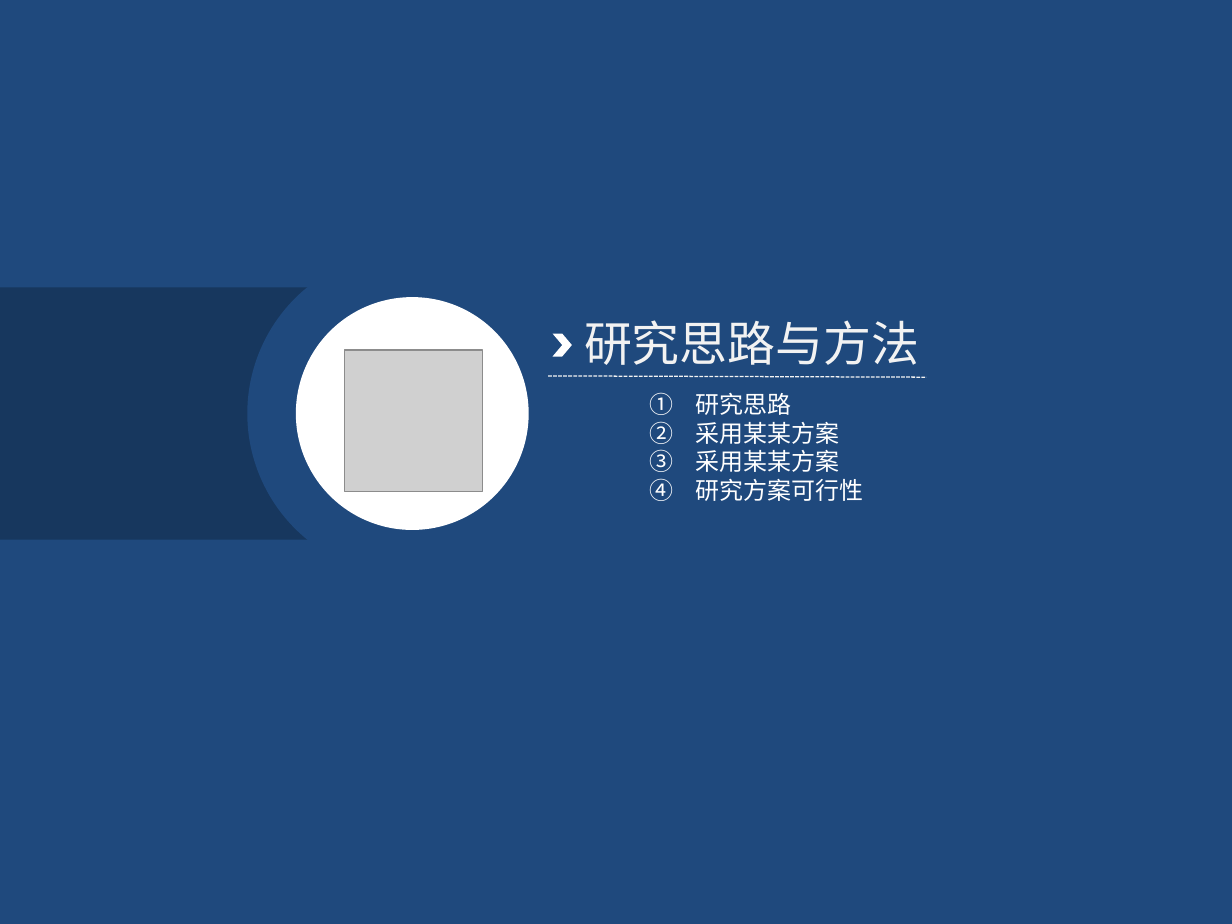
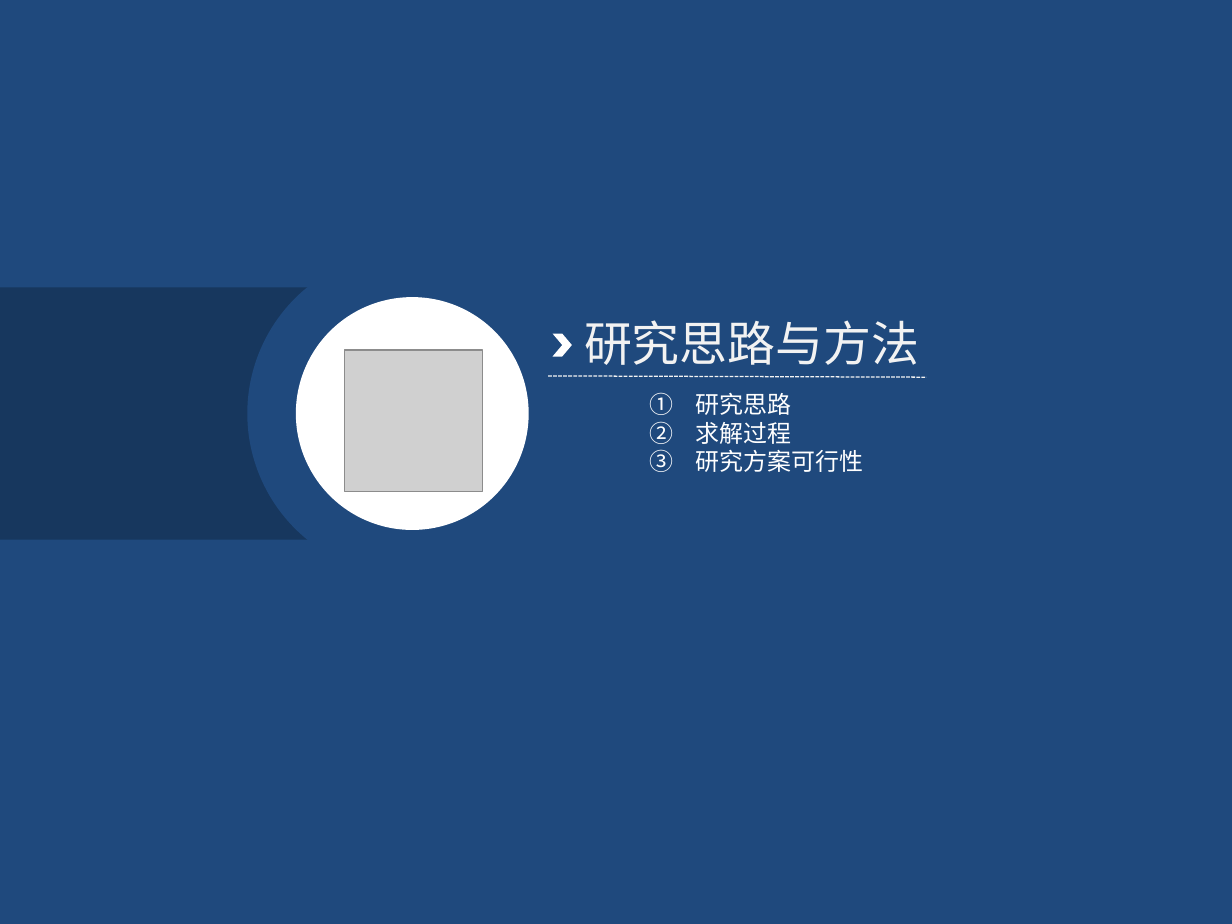
Before and after one commit to KrisCheng/GraduationDesign, a slide deck: slide 7 of FinalPaper/毕业答辩.pptx (slide 11 before the commit). Drawn at 1232x924 pixels with LibreOffice and Linux fonts; fonts in the diff are those of the drawing; grey boxes stand for pictures. Boxes give left, top, right and bottom in pixels: in the first picture for what was removed or moved away, otherwise in the second. Text is boxed around its words. In the diff, an @@ line names an element or a change of style, - is before the commit and + after.

```diff
--- a/FinalPaper/毕业答辩.pptx
+++ b/FinalPaper/毕业答辩.pptx
@@ text at box(696, 422, 792, 444): text changed @@
-2. 采用某某方案
-3. 采用某某方案
+2. 求解过程
```
Also in this commit, not shown: 5 other slides changed, 3 slides added, 7 slides removed.
